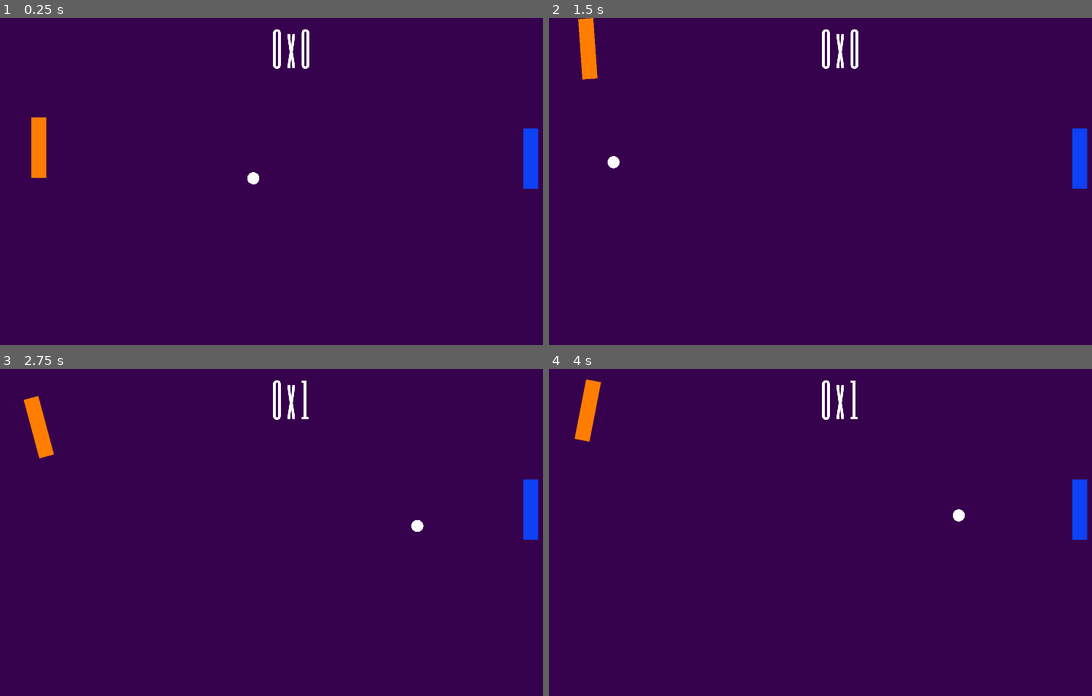
Above: before the commit, frames 1-4 (two rows, left to right).
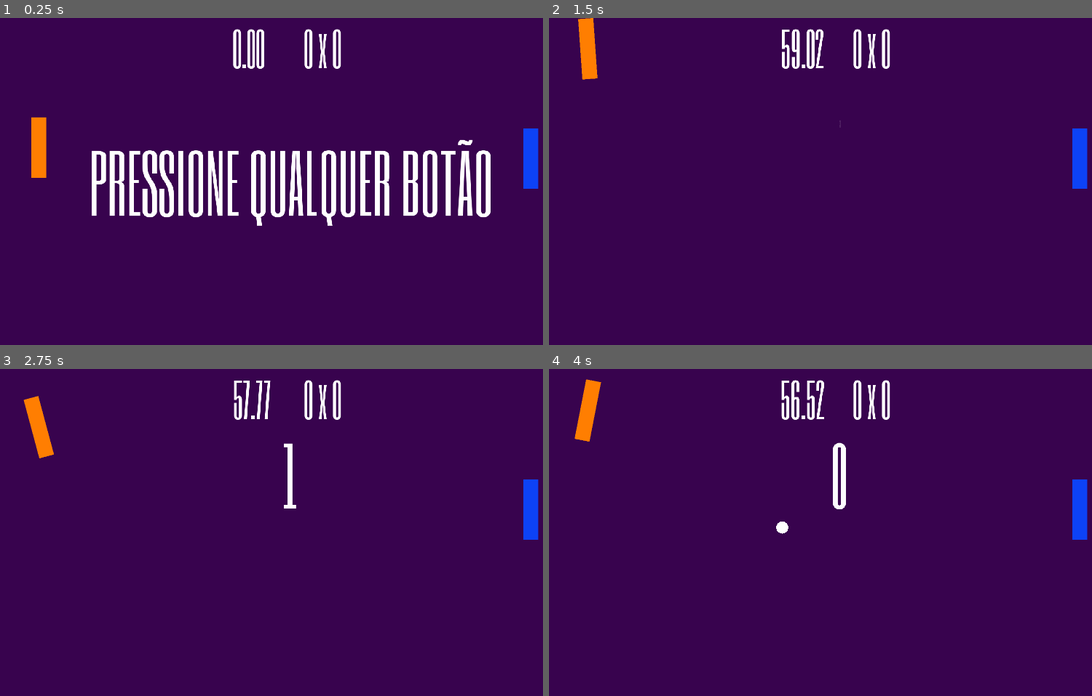
Above: after the commit, the same moments.

Repository: luizcarlos1405/papon
Game: Godot game, scene res://src/Game/Game.tscn
Two runs of this game, one before a commit and one after it. Both use one fixed random seed, a clock stepped at 60 frames per second and the inputs below.
Inputs:
- Up to frame 1 (0.25 s): no input
- Up to frame 2 (1.5 s): tap Enter at 0.5 s; hold W (lp_move_up) 0.53-1.28 s; hold S (lp_move_down) from 1.28 s (still down)
- Up to frame 3 (2.75 s): release S (lp_move_down) at 2.03 s; hold W (lp_move_up) from 2.03 s (still down)
- Up to frame 4 (4 s): release W (lp_move_up) at 3.53 s; hold S (lp_move_down) from 3.53 s (still down)

The runs differ from the first frame. In frame 1, 8.5% of the frame differs, in the area x 16-91%, y 3-64%; in frame 2, 1.3%; in frame 3, 1.2%; in frame 4, 1.6%.

Commit message:
Contagem regressiva e correção de bugs (alguns)

Diff:
--- a/project.godot
+++ b/project.godot
@@ -9,12 +9,18 @@
 config_version=4
 
 _global_script_classes=[ {
+"base": "Label",
+"class": "Countdown",
+"language": "GDScript",
+"path": "res://src/Classes/Countdown.gd"
+}, {
 "base": "Node",
 "class": "KeybardControll",
 "language": "GDScript",
 "path": "res://src/Classes/KeyboardControll.gd"
 } ]
 _global_script_class_icons={
+"Countdown": "",
 "KeybardControll": ""
 }
 
@@ -43,6 +49,11 @@
 window/stretch/mode="viewport"
 window/stretch/aspect="expand"
 
+[global]
+
+start_message="PRESSIONE QUALQUER BOTÃO"
+start_message.mobile="TOQUE PARA COMEÇAR"
+
 [input]
 
 lp_move_down={
@@ -68,4 +79,6 @@
 
 [rendering]
 
+quality/driver/driver_name="GLES2"
+vram_compression/import_etc=true
 environment/default_environment="res://default_env.tres"
--- a/src/Ball/Ball.gd
+++ b/src/Ball/Ball.gd
@@ -8,7 +8,6 @@
 export var speed_increase_factor: = 1.2
 export var angle_variation_degrees: = 15
 
-var initial_direction: = 0.0
 var direction: = Vector2.ZERO
 
 var _speed: = initial_speed
@@ -26,24 +25,21 @@
 	collision_shape.shape.radius = radius
 
 	randomize()
-	initial_direction = randi() % 2
 
-	reset(initial_direction)
+	reset()
 
 
 func _physics_process(delta: float) -> void:
 	var movement_ammount: = direction * _speed * delta
 
-	raycast.cast_to = movement_ammount + movement_ammount.normalized() * radius
+	raycast.position = direction * radius
+	raycast.cast_to = movement_ammount
 	raycast.force_raycast_update()
 
 	# Testa o movimento com RayCast2D antes para evitar tunneling
-	# TODO: Quando ocorre tunneling, a bola não é movida nesse frame e simplesmente
-	# muda de direção. Talvez queiramos mudar isso por capricho ou se, no futuro,
-	# isso gerar algum bug
+	# TODO: bug onde a bola reconhece o raycast em múltiplos frames e trava no pad
 	if raycast.get_collider():
-		handle_collision(raycast.get_collision_normal())
-		movement_ammount = Vector2.ZERO
+		movement_ammount = to_local(raycast.get_collision_point())
 
 	var collision: = move_and_collide(movement_ammount)
 
@@ -55,8 +51,12 @@
 	draw_circle(Vector2.ZERO, radius, color)
 
 
-func reset(to_direction: = -1) -> void:
+func reset() -> void:
 	position = Vector2.ZERO
+	_speed = 0.0
+
+
+func start(to_direction) -> void:
 	_speed = initial_speed
 
 	if to_direction == Direction.LEFT:
--- /dev/null
+++ b/src/Classes/Countdown.gd
@@ -0,0 +1,68 @@
+extends Label
+class_name Countdown
+
+signal finished
+
+export var duration: = 3
+
+var tween: = Tween.new()
+var tween_trans: = Tween.TRANS_EXPO
+var tween_ease: = Tween.EASE_IN
+
+var _time_left: = duration
+
+
+func _ready() -> void:
+	hide()
+	add_child(tween)
+
+	tween.connect("tween_all_completed", self, "_on_Tween_tween_all_completed")
+
+
+func _on_Tween_tween_all_completed() -> void:
+	_time_left -= 1
+
+	if _time_left == 0:
+		emit_signal("finished")
+
+	elif _time_left < 0:
+		hide()
+		return
+
+	animate()
+
+	text = _time_left as String
+
+
+func animate() -> void:
+	tween.interpolate_property(
+		self,
+		"rect_scale",
+		Vector2(1, 1),
+		Vector2(0, 0),
+		1,
+		tween_trans,
+		tween_ease
+	)
+	tween.interpolate_property(
+		self,
+		"self_modulate",
+		Color(1, 1, 1, 1),
+		Color(1, 1, 1, 0),
+		1,
+		tween_trans,
+		tween_ease
+	)
+
+	tween.start()
+
+
+func start() -> void:
+	reset()
+	show()
+	animate()
+
+
+func reset() -> void:
+	_time_left = duration
+	text = _time_left as String
--- /dev/null
+++ b/src/Classes/StartMessage.gd
@@ -0,0 +1,5 @@
+extends Label
+
+func _ready():
+	show()
+	text = ProjectSettings.get("global/start_message")
--- a/src/Game/Game.gd
+++ b/src/Game/Game.gd
@@ -1,36 +1,81 @@
 extends Node2D
-
-onready var ball: = $Ball
-onready var left_point_area: = $LeftPointArea
-onready var right_point_area: = $RightPointArea
 
 var _points_template: = "%s x %s"
 var _left_points: = 0
 var _right_points: = 0
+var _ball_next_direction: = randi() % 2
 
-onready var label: Label = $GUI/Control/Label
+onready var points: Label = $GUI/Control/Points
+onready var time_left: Label = $GUI/Control/TimeLeft
+onready var countdown: Label = $GUI/Control/Countdown
+onready var start_message: Label = $GUI/Control/StartMessage
+onready var ball: = $Ball
+onready var left_point_area: = $LeftPointArea
+onready var right_point_area: = $RightPointArea
+onready var match_timer: Timer = $MatchTimer
 
 
 func _ready():
+	ball.hide()
+
+	update_scoreboard()
+
 	left_point_area.connect("body_entered", self, "_on_LeftPointArea_body_entered")
 	right_point_area.connect("body_entered", self, "_on_RightPointArea_body_entered")
 
-	update_scoreboard()
+	match_timer.connect("timeout", self, "_on_MatchTimer_timeout")
+	countdown.connect("finished", self, "_on_Countdown_finished")
+
+
+func _on_MatchTimer_timeout() -> void:
+	# TODO: colocar animação de vitória
+	get_tree().reload_current_scene()
+
+
+func _on_Countdown_finished() -> void:
+	ball.show()
+	ball.start(_ball_next_direction)
 
 
 func _on_LeftPointArea_body_entered(body: PhysicsBody2D) -> void:
 	if body.is_in_group("Ball"):
 		_right_points += 1
-		ball.reset(ball.Direction.RIGHT)
-		label.text = _points_template % [_left_points, _right_points]
 		update_scoreboard()
+
+		_ball_next_direction = ball.Direction.RIGHT
+		ball.reset()
+
+		countdown.start()
 
 
 func _on_RightPointArea_body_entered(body: PhysicsBody2D) -> void:
 	if body.is_in_group("Ball"):
 		_left_points += 1
-		ball.reset(ball.Direction.LEFT)
 		update_scoreboard()
 
+		_ball_next_direction = ball.Direction.LEFT
+		ball.reset()
+
+		countdown.start()
+
+
+func _process(delta: float) -> void:
+	time_left.text = "%.2f" % match_timer.time_left
+
+
+func _input(event: InputEvent) -> void:
+	if event is InputEventKey:
+		if event.pressed:
+			if start_message.visible:
+				start_match()
+
+
+
+func start_match() -> void:
+	match_timer.start()
+	countdown.start()
+	start_message.hide()
+
+
 func update_scoreboard() -> void:
-	label.text = _points_template % [_left_points, _right_points]
+	points.text = _points_template % [_left_points, _right_points]
--- a/src/Game/Game.tscn
+++ b/src/Game/Game.tscn
@@ -1,25 +1,35 @@
-[gd_scene load_steps=10 format=2]
+[gd_scene load_steps=13 format=2]
 
 [ext_resource path="res://src/Game/Game.gd" type="Script" id=1]
 [ext_resource path="res://assets/fonts/SixCaps-Regular.ttf" type="DynamicFontData" id=2]
-[ext_resource path="res://src/Classes/PalcoCamera.gd" type="Script" id=3]
-[ext_resource path="res://src/Pad/Pad.tscn" type="PackedScene" id=4]
-[ext_resource path="res://src/Classes/KeyboardControll.gd" type="Script" id=5]
-[ext_resource path="res://src/Ball/Ball.tscn" type="PackedScene" id=6]
+[ext_resource path="res://src/Classes/Countdown.gd" type="Script" id=3]
+[ext_resource path="res://src/Classes/StartMessage.gd" type="Script" id=4]
+[ext_resource path="res://src/Classes/PalcoCamera.gd" type="Script" id=5]
+[ext_resource path="res://src/Pad/Pad.tscn" type="PackedScene" id=6]
+[ext_resource path="res://src/Classes/KeyboardControll.gd" type="Script" id=7]
+[ext_resource path="res://src/Ball/Ball.tscn" type="PackedScene" id=8]
 
-[sub_resource type="DynamicFont" id=4]
+[sub_resource type="DynamicFont" id=1]
 size = 150
 font_data = ExtResource( 2 )
 
-[sub_resource type="RectangleShape2D" id=2]
+[sub_resource type="DynamicFont" id=2]
+size = 255
+font_data = ExtResource( 2 )
+
+[sub_resource type="RectangleShape2D" id=3]
 extents = Vector2( 960, 10 )
 
-[sub_resource type="RectangleShape2D" id=3]
+[sub_resource type="RectangleShape2D" id=4]
 extents = Vector2( 560, 540 )
 
 [node name="Game" type="Node2D"]
 position = Vector2( 960, 540 )
 script = ExtResource( 1 )
+
+[node name="MatchTimer" type="Timer" parent="."]
+wait_time = 60.0
+one_shot = true
 
 [node name="Background" type="CanvasLayer" parent="."]
 editor/display_folded = true
@@ -31,46 +41,88 @@
 color = Color( 0.219608, 0.0117647, 0.305882, 1 )
 
 [node name="GUI" type="CanvasLayer" parent="."]
-editor/display_folded = true
 
 [node name="Control" type="Control" parent="GUI"]
 anchor_right = 1.0
 anchor_bottom = 1.0
 
-[node name="Label" type="Label" parent="GUI/Control"]
+[node name="Points" type="Label" parent="GUI/Control"]
 anchor_left = 0.5
 anchor_right = 0.5
-margin_left = -62.0
-margin_right = 62.0
+margin_left = 42.0
+margin_right = 166.0
 margin_bottom = 198.0
 grow_horizontal = 2
 grow_vertical = 2
-custom_fonts/font = SubResource( 4 )
+custom_fonts/font = SubResource( 1 )
 text = "0 x 0"
+
+[node name="TimeLeft" type="Label" parent="GUI/Control"]
+anchor_left = 0.5
+anchor_right = 0.5
+margin_left = -193.0
+margin_right = -57.0
+margin_bottom = 198.0
+grow_horizontal = 2
+grow_vertical = 2
+custom_fonts/font = SubResource( 1 )
+text = "0.00"
+
+[node name="Countdown" type="Label" parent="GUI/Control"]
+anchor_left = 0.5
+anchor_top = 0.5
+anchor_right = 0.5
+anchor_bottom = 0.5
+margin_left = -28.0
+margin_top = -360.0
+margin_right = 28.0
+margin_bottom = -24.0
+grow_horizontal = 2
+grow_vertical = 2
+rect_pivot_offset = Vector2( 28, 168 )
+custom_fonts/font = SubResource( 2 )
+text = "3"
+script = ExtResource( 3 )
+
+[node name="StartMessage" type="Label" parent="GUI/Control"]
+visible = false
+anchor_left = 0.5
+anchor_top = 0.5
+anchor_right = 0.5
+anchor_bottom = 0.5
+margin_left = -28.0
+margin_top = -168.0
+margin_right = 28.0
+margin_bottom = 168.0
+grow_horizontal = 2
+grow_vertical = 2
+rect_pivot_offset = Vector2( 28, 168 )
+custom_fonts/font = SubResource( 2 )
+text = "TOQUE PARA COMEÇAR"
+script = ExtResource( 4 )
 
 [node name="PalcoCamera" type="Camera2D" parent="."]
 current = true
-script = ExtResource( 3 )
+script = ExtResource( 5 )
 
-[node name="LeftPad" parent="." instance=ExtResource( 4 )]
-editor/display_folded = true
+[node name="LeftPad" parent="." instance=ExtResource( 6 )]
 position = Vector2( -832, -112 )
 
 [node name="KeybardControll" type="Node" parent="LeftPad"]
-script = ExtResource( 5 )
+script = ExtResource( 7 )
 
-[node name="RightPad" parent="." instance=ExtResource( 4 )]
+[node name="RightPad" parent="." instance=ExtResource( 6 )]
 editor/display_folded = true
 position = Vector2( 790, -75 )
 speed_angle_degrees = -15
 color = Color( 0.0509804, 0.258824, 0.964706, 1 )
 
 [node name="KeybardControll" type="Node" parent="RightPad"]
-script = ExtResource( 5 )
+script = ExtResource( 7 )
 move_up_action = "rp_move_up"
 move_down_action = "rp_move_down"
 
-[node name="Ball" parent="." instance=ExtResource( 6 )]
+[node name="Ball" parent="." instance=ExtResource( 8 )]
 position = Vector2( 1, 0 )
 
 [node name="Wall" type="StaticBody2D" parent="."]
Not shown, added: export_presets.cfg
Not shown: 1 places in src/Game/Game.tscn that only renumber resources
